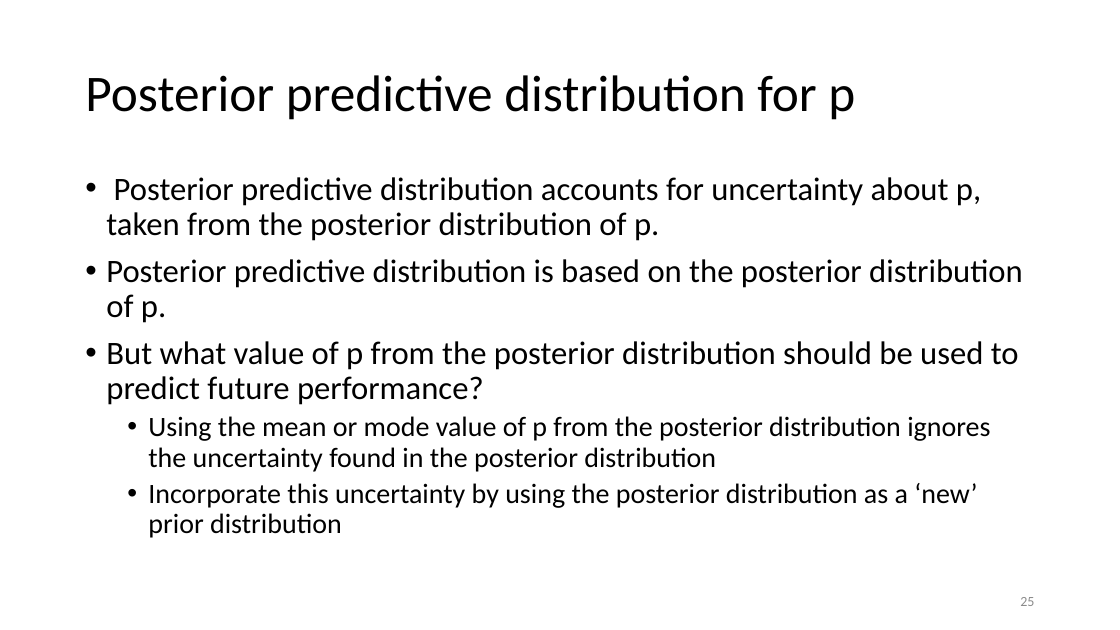
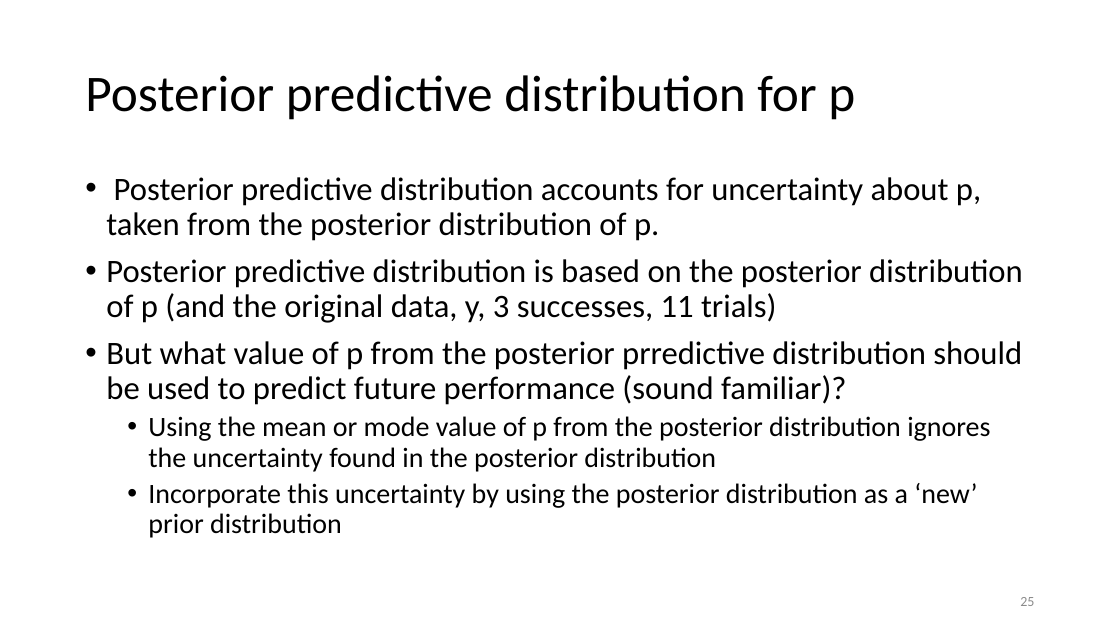
Before and after one commit to jamesbrownlow/BayesTutorialRjags, a slide deck: slide 25 of HamadaEx1.pptx. Drawn at 1120x630 pixels with LibreOffice and Linux fonts; fonts in the diff are those of the drawing. Boxes give left, top, right and bottom in pixels: in the first picture for what was removed or moved away, otherwise in the second. Text is boxed around its words. In the diff, an @@ line names an element or a change of style, - is before the commit and + after.

```diff
--- a/HamadaEx1.pptx
+++ b/HamadaEx1.pptx
@@ text at [106,259,1023,405]: text changed @@
-• Posterior predictive distribution is based on the posterior distribution of p.
-• But what value of p from the posterior distribution should be used to predict future performance?
+• Posterior predictive distribution is based on the posterior distribution of p (and the original data, y, 3 successes, 11 trials)
+• But what value of p from the posterior prredictive distribution should be used to predict future performance (sound familiar)?
```
Also in this commit, not shown: 8 other slides changed.
